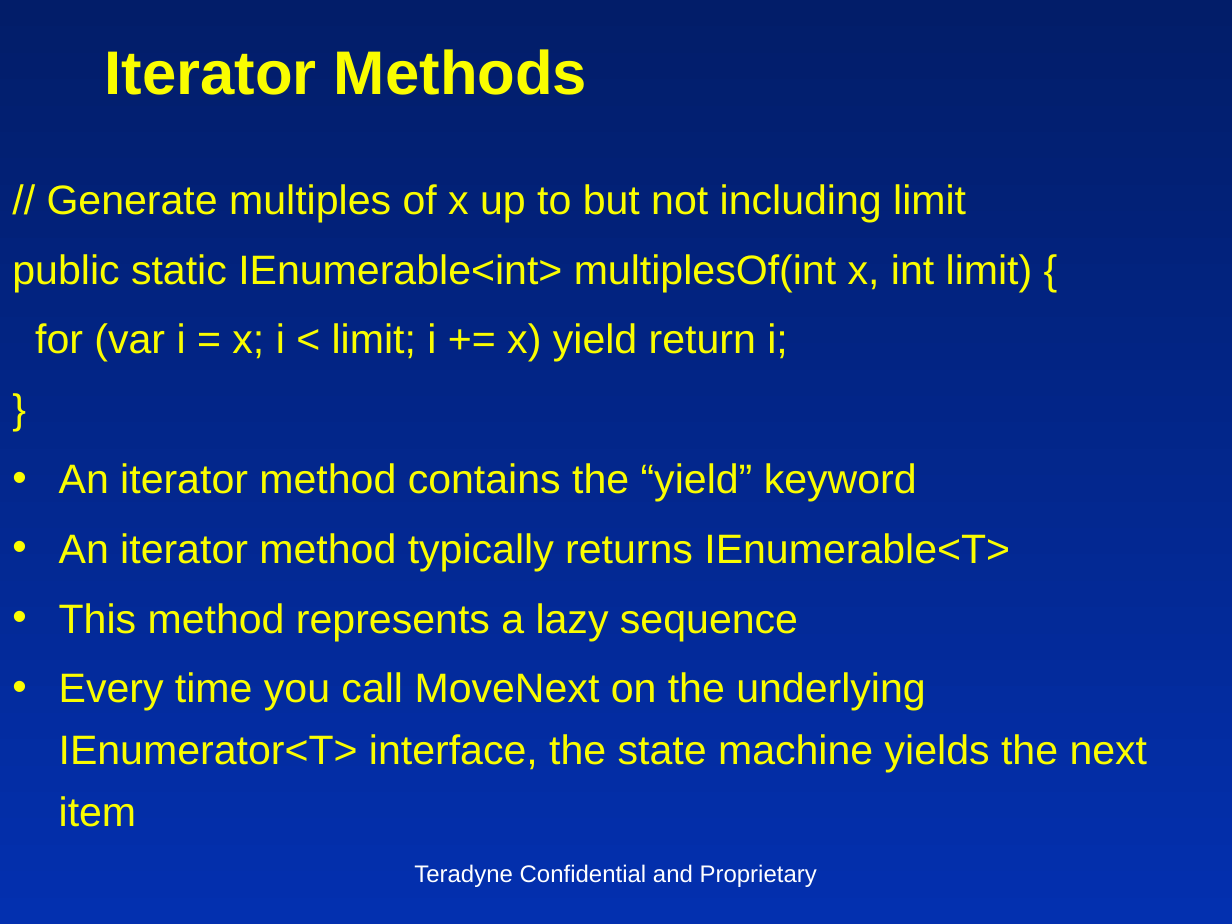
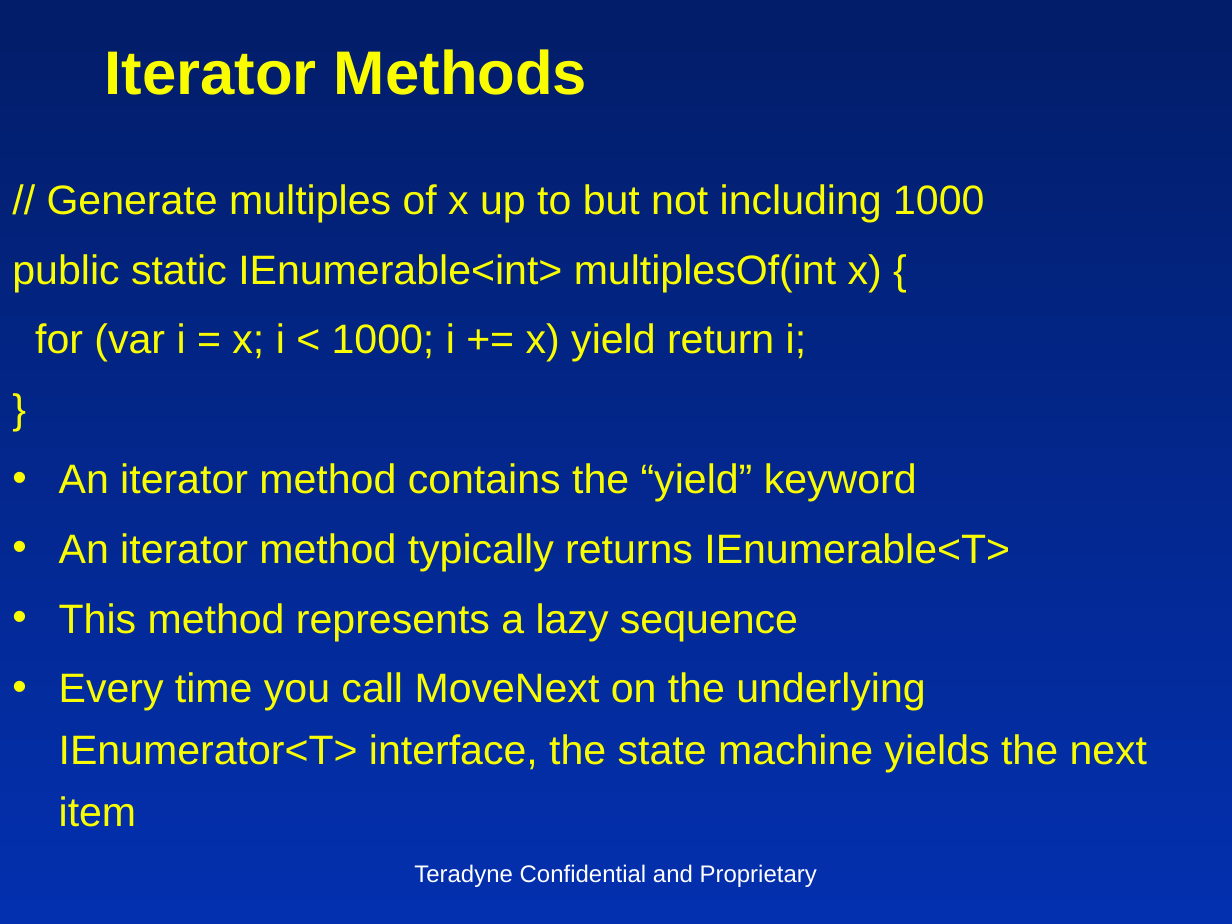
Before and after one commit to insideoutclub/Euler, a slide deck: slide 18 of FiveEasyPieces1.pptx (slide 19 before the commit). Drawn at 1232x924 pixels with LibreOffice and Linux fonts; fonts in the diff are those of the drawing. Boxes give left, top, right and bottom in pixels: in the first picture for what was removed or moved away, otherwise in the second. Text is boxed around its words. In the diff, an @@ line names an element or a change of style, - is before the commit and + after.

```diff
--- a/FiveEasyPieces1.pptx
+++ b/FiveEasyPieces1.pptx
@@ text at (x1=12, y1=184, x2=984, y2=362): text changed @@
-// Generate multiples of x up to but not including limit
-public static IEnumerable<int> multiplesOf(int x, int limit) {
-for (var i = x; i < limit; i += x) yield return i;
+// Generate multiples of x up to but not including 1000
+public static IEnumerable<int> multiplesOf(int x) {
+for (var i = x; i < 1000; i += x) yield return i;
```
Also in this commit, not shown: 17 other slides changed, 1 slide removed, 2 other files.
